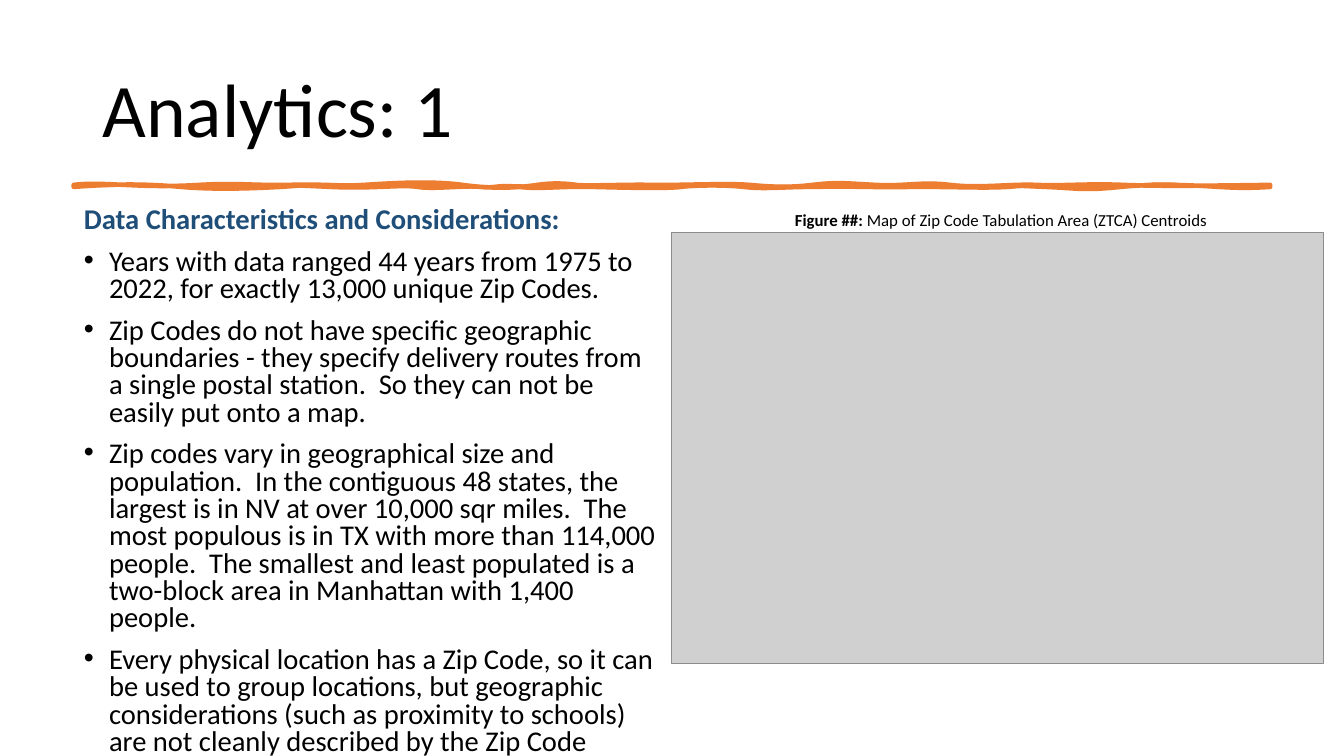
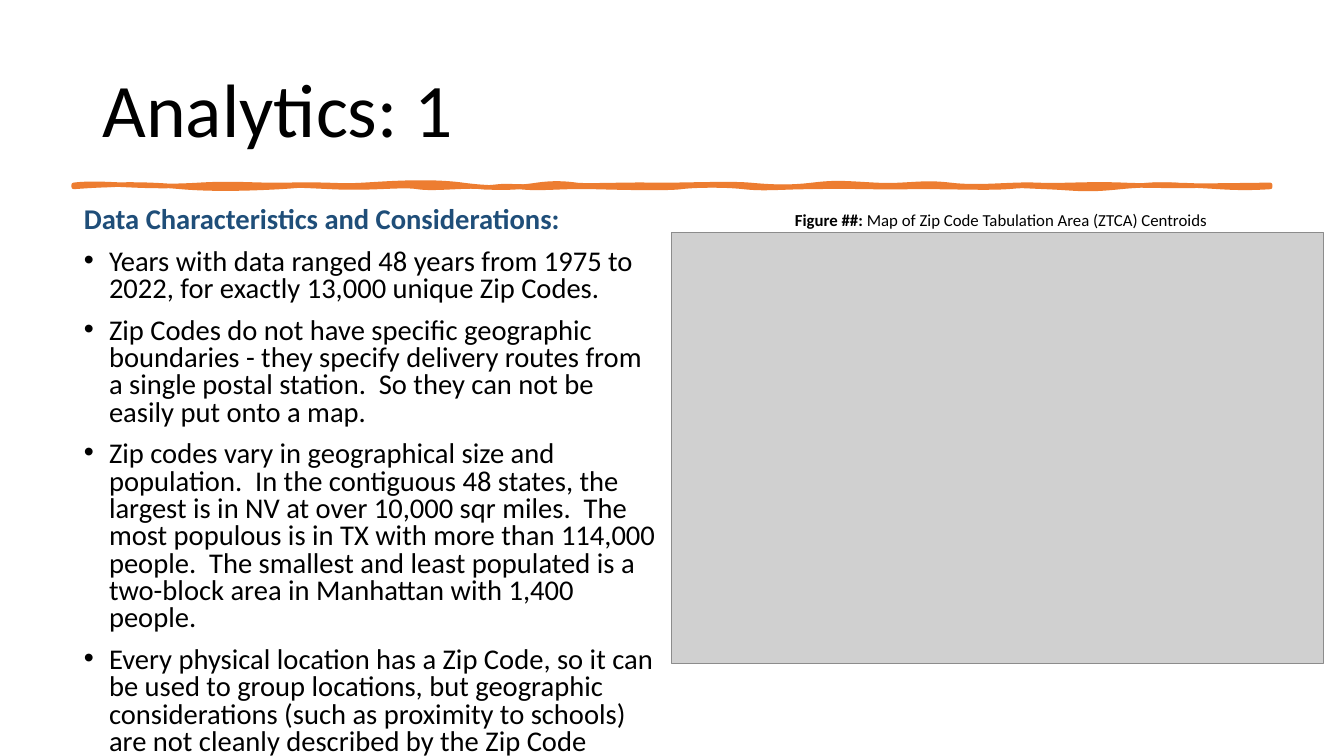
Before and after one commit to gmitt98/bootcamp-project-1, a slide deck: slide 1 of craig_slides.pptx. Drawn at 1344x756 pixels with LibreOffice and Linux fonts; fonts in the diff are those of the drawing; grey boxes stand for pictures. Boxes give left, top, right and bottom in pixels: in the first picture for what was removed or moved away, otherwise in the second. Text is boxed around its words. In the diff, an @@ line names an element or a change of style, - is before the commit and + after.

Commit message:
Corrected a small thing on a slide

```diff
--- a/craig_slides.pptx
+++ b/craig_slides.pptx
@@ text at (109,251,632,303): text changed @@
-• Years with data ranged 44 years from 1975 to 2022, for exactly 13,000 unique Zip Codes.
+• Years with data ranged 48 years from 1975 to 2022, for exactly 13,000 unique Zip Codes.
```
